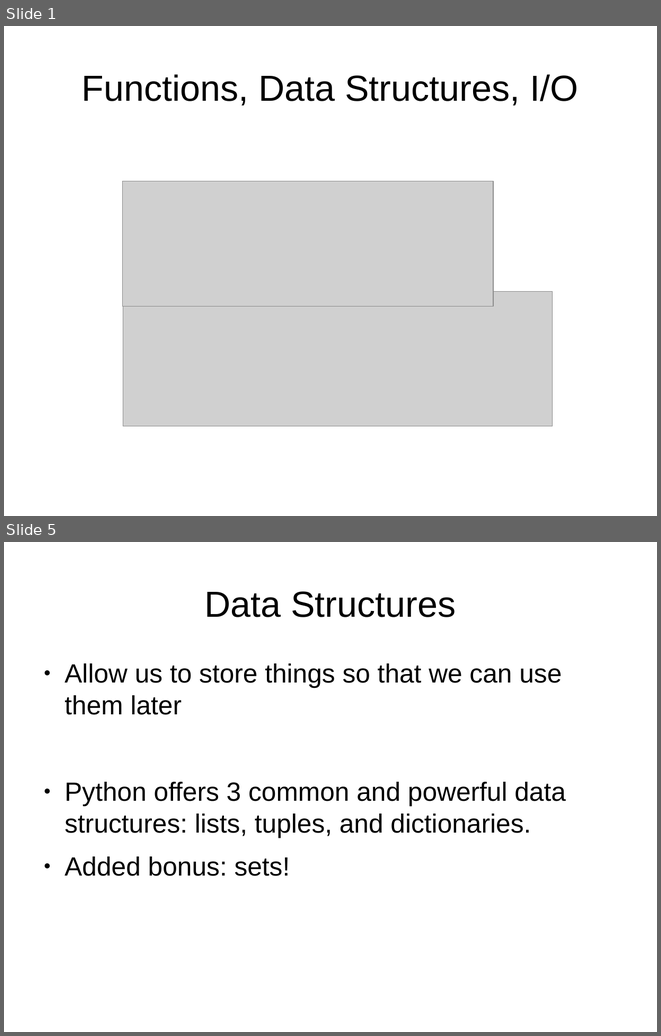
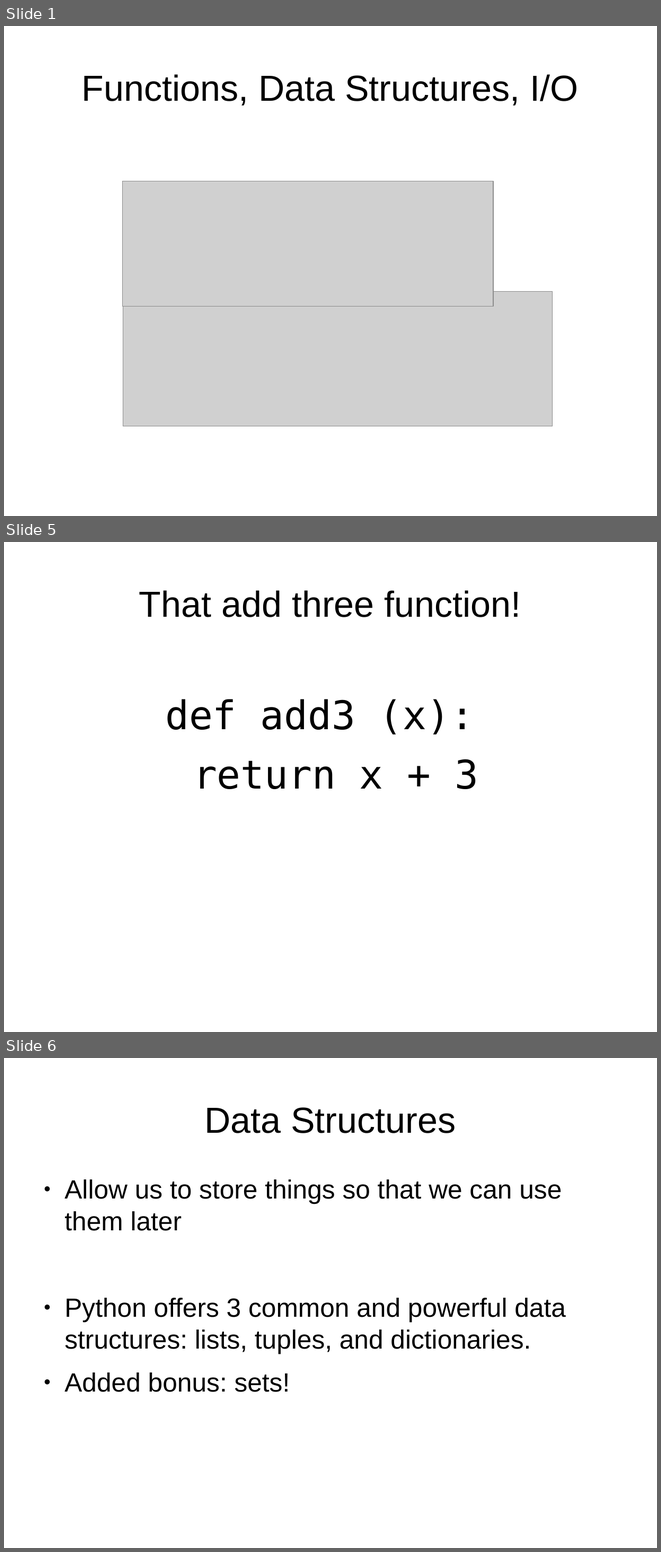
Before and after one commit to bradfordbarr/HacDC-Intro-to-Programming, a slide deck: class_2/class_2.odp. Shown one above the other, each under a label of ours: slides 1 and 5 before the commit, slides 1, 5 and 6 after it; the slides between them are not shown. The pictures are 661x1036 and 661x1552 pixels, drawn with LibreOffice and Linux fonts; fonts in the diff are those of the drawing; grey boxes stand for pictures. Boxes give left, top, right and bottom in pixels: in the first picture for what was removed or moved away, otherwise in the second. Text is boxed around its words. In the diff, an @@ line names an element or a change of style, - is before the commit and + after.

```diff
--- a/class_2/class_2.odp
+++ b/class_2/class_2.odp
@@ slide 5 added at [4, 542, 657, 1032], background #FFFFFF @@
@@ title added at [139, 590, 521, 617], 44 pt, text #000000 @@
+That add three function!
@@ text added at [165, 699, 478, 789], 48 pt, text #000000 @@
+def add3 (x):
+  return x + 3
@@ what was slide 5 is now slide 6 @@
```
Also in this commit, not shown: 4 slides changed, 1 other slide added, 1 other file.
